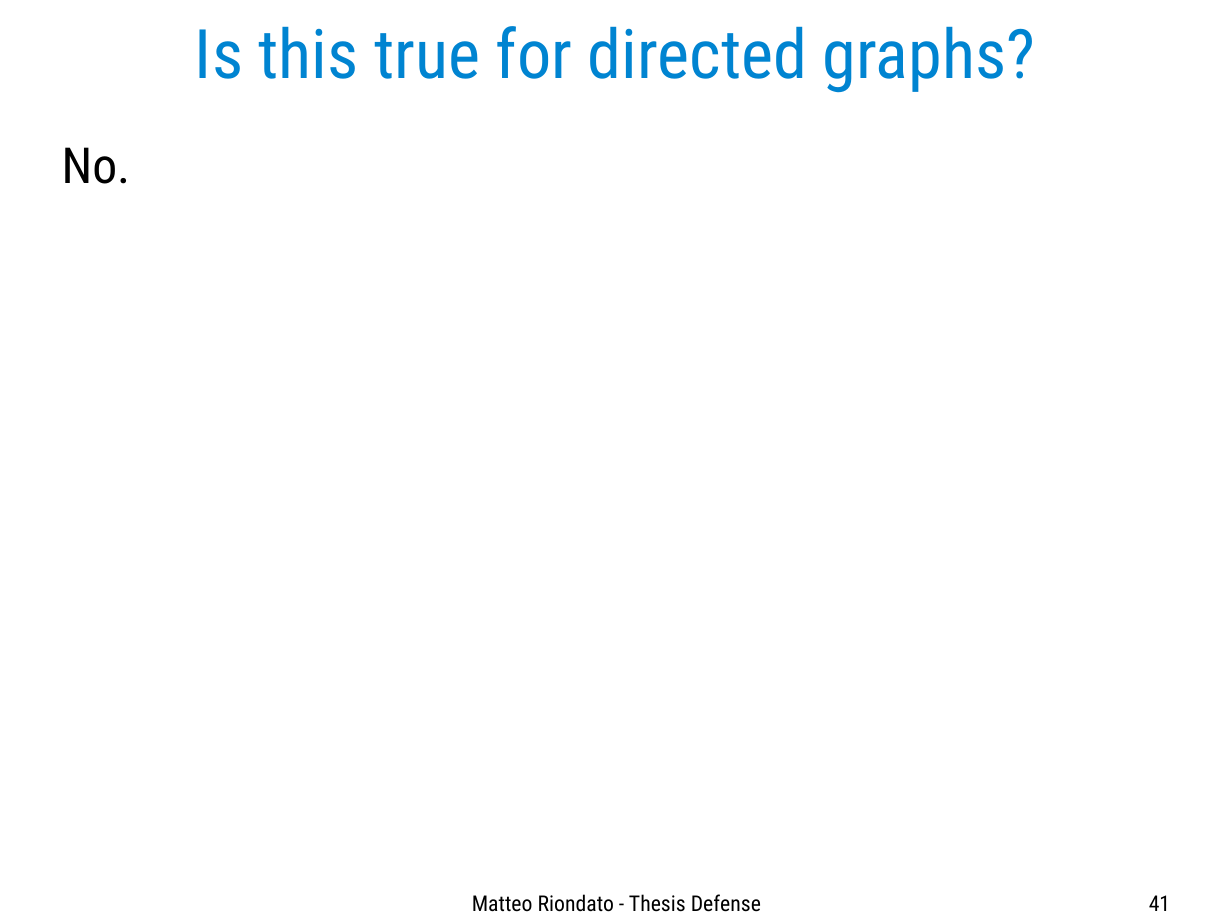
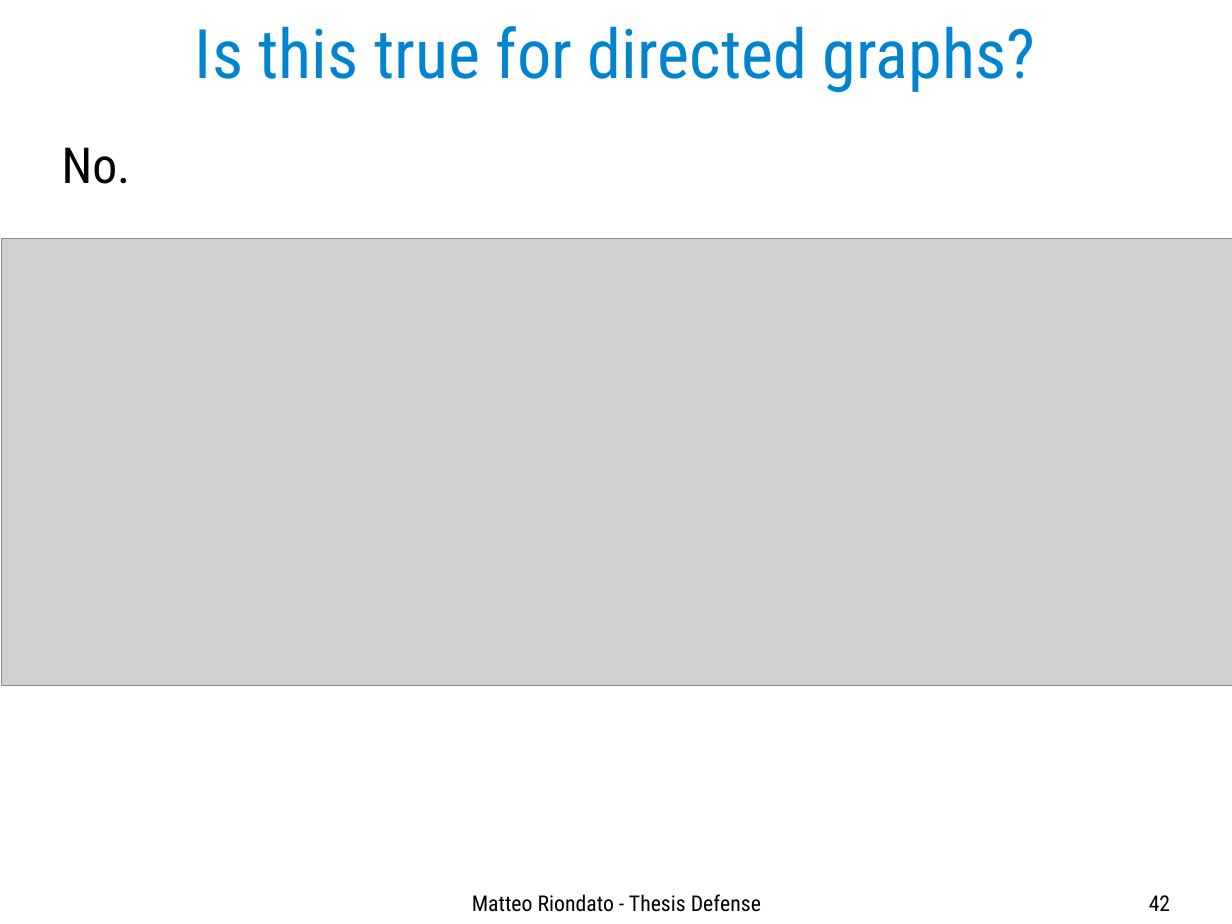
Before and after one commit to ZhizhongIsaacChen/dissertation, a slide deck: slide 42 of defense/Defense-talk.odp (slide 41 before the commit). Drawn at 1232x924 pixels with LibreOffice and Linux fonts; fonts in the diff are those of the drawing; grey boxes stand for pictures. Boxes give left, top, right and bottom in pixels: in the first picture for what was removed or moved away, otherwise in the second. Text is boxed around its words. In the diff, an @@ line names an element or a change of style, - is before the commit and + after.

```diff
--- a/defense/Defense-talk.odp
+++ b/defense/Defense-talk.odp
@@ picture added at (1,239,1232,686) @@
@@ page number at (1149,895,1170,911): text changed @@
-41
+42
```
Also in this commit, not shown: 12 other slides changed, 9 slides added, 6 slides removed, 8 other files.
